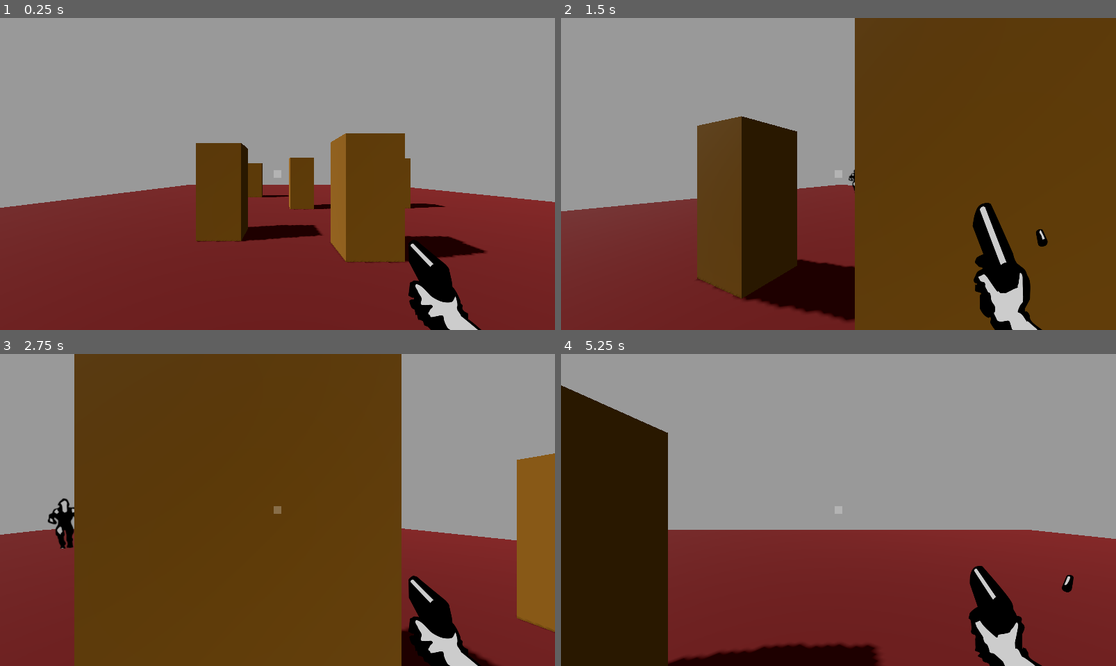
Above: before the commit, frames 1-4 (two rows, left to right).
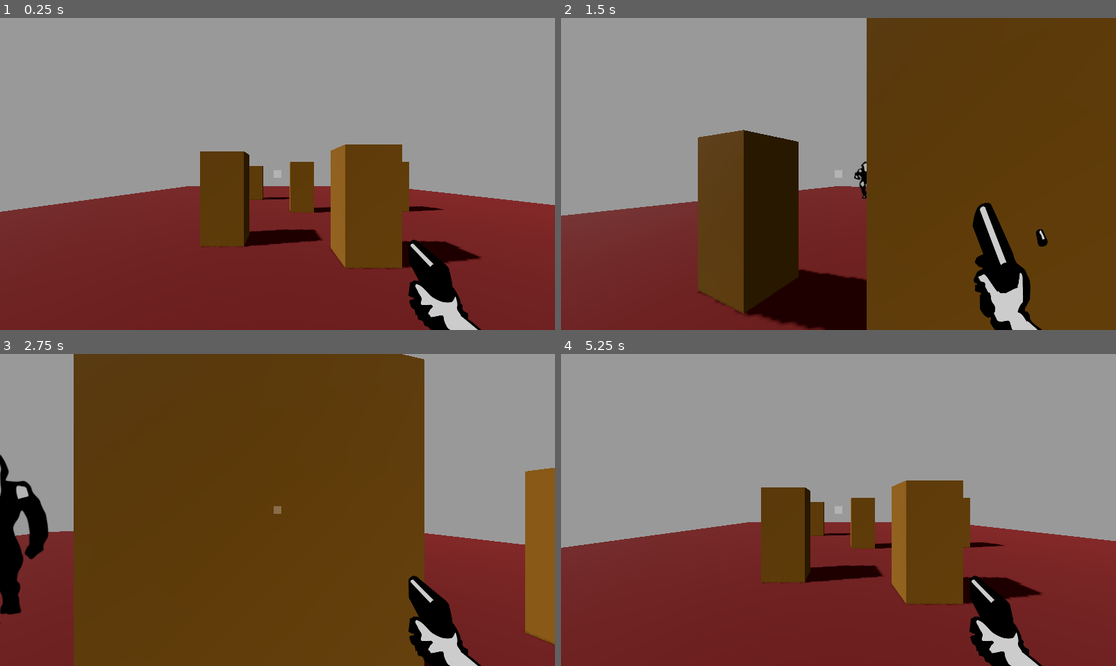
Above: after the commit, the same moments.

Repository: 2gaudy/Boomer-Shooter
Game: Godot game, scene res://world.tscn
The game is run twice, just before and just after one commit, with the same random seed, the same clock (stepped at 60 frames per second) and the same inputs.
Inputs (mouse positions are in pixels of both pictures, inside the frame that each line leads up to):
- Up to frame 1 (0.25 s): no input
- Up to frame 2 (1.5 s): tap Enter at 0.5 s; move the mouse to (866, 174) at 0.52 s; hold W (move_forwards) from 0.53 s (still down); click (866, 174) at 0.6 s; move the mouse to (810, 174) at 1.27 s; click (810, 174) at 1.35 s
- Up to frame 3 (2.75 s): keep holding W (move_forwards); move the mouse to (288, 503) at 2.02 s; click (288, 503) at 2.1 s
- Up to frame 4 (5.25 s): move the mouse to (832, 516) at 2.77 s; click (832, 516) at 2.85 s; move the mouse to (877, 513) at 3.52 s; click (877, 513) at 3.6 s; move the mouse to (794, 506) at 4.27 s; click (794, 506) at 4.35 s; release W (move_forwards) at 5 s; click (838, 525) at 5 s, where only the run after the commit has a clickable "Restart"

The runs differ from the first frame. In frame 1, 3.6% of the frame differs, in the area x 0-100%, y 36-81%; in frame 2, 5.3%; in frame 3, 7.9%; in frame 4, 29%, in the area x 0-100%, y 10-100%.

Commit message:
adjusted player group node

Diff:
--- a/Enemy.gd
+++ b/Enemy.gd
@@ -36,8 +36,6 @@
 	if result.is_empty():
 		player.kill()
 
-
-
 func kill():
 	dead = true
 	$DeathSound.play()
--- a/player.gd
+++ b/player.gd
@@ -22,6 +22,7 @@
 		return
 	if event is InputEventMouseMotion:
 		rotation_degrees.y -= event.relative.x * mouse_sens
+
 
 func _process(delta):
 	if Input.is_action_just_pressed("exit"):
--- a/player.tscn
+++ b/player.tscn
@@ -54,7 +54,7 @@
 "speed": 10.0
 }]
 
-[node name="Player" type="CharacterBody3D" groups=["Player"]]
+[node name="Player" type="CharacterBody3D" groups=["player"]]
 collision_layer = 2
 collision_mask = 3
 script = ExtResource("1_qkvqh")
--- a/world.tscn
+++ b/world.tscn
@@ -97,7 +97,7 @@
 shadow_enabled = true
 
 [node name="Player" parent="." instance=ExtResource("1_myyf6")]
-transform = Transform3D(1, 0, 0, 0, 1, 0, 0, 0, 1, -1.27001, 0, 7.53269)
+transform = Transform3D(1, 0, 0, 0, 1, 0, 0, 0, 1, -1.30415, 0.169273, 7.6747)
 
 [node name="Enemy" parent="." instance=ExtResource("2_muugr")]
-transform = Transform3D(1, 0, 0, 0, 1, 0, 0, 0, 1, -6.36895, 0.0433091, -10.1021)
+transform = Transform3D(1, 0, 0, 0, 1, 0, 0, 0, 1, -4.86804, 0.447241, -8.81349)
